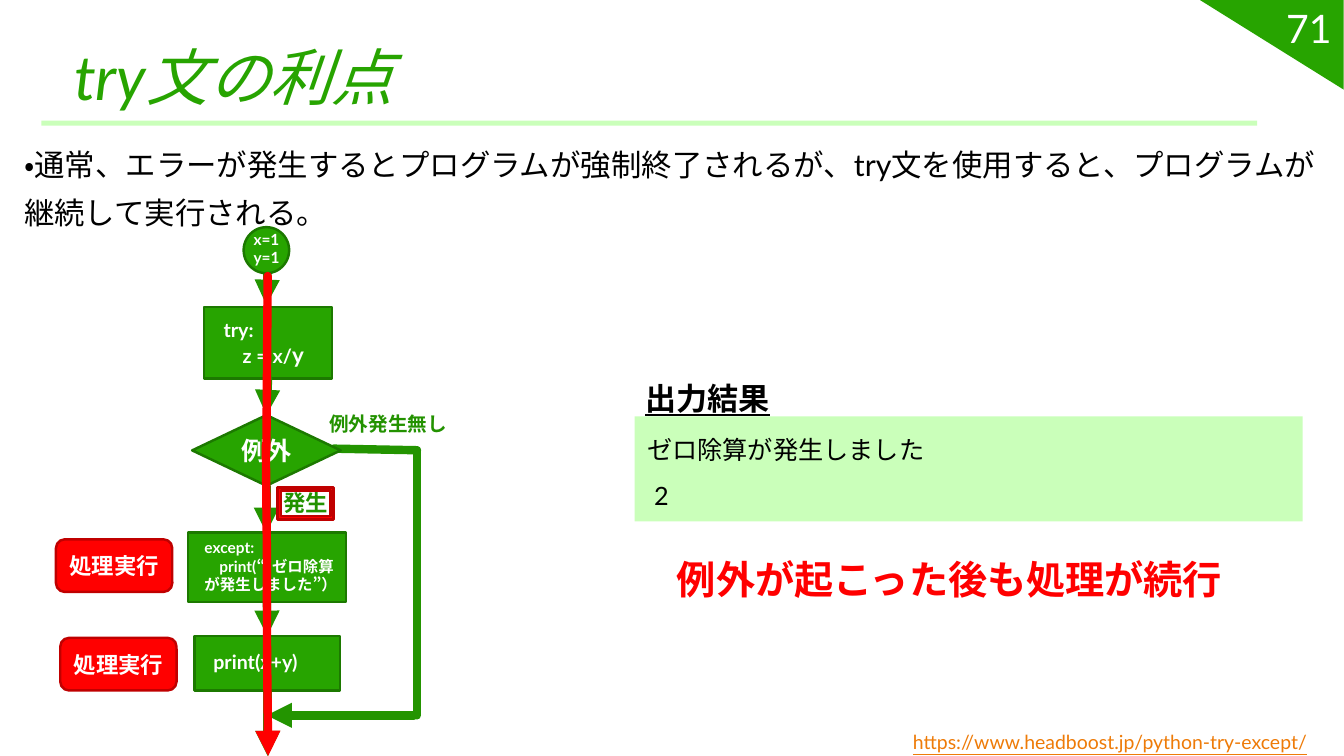
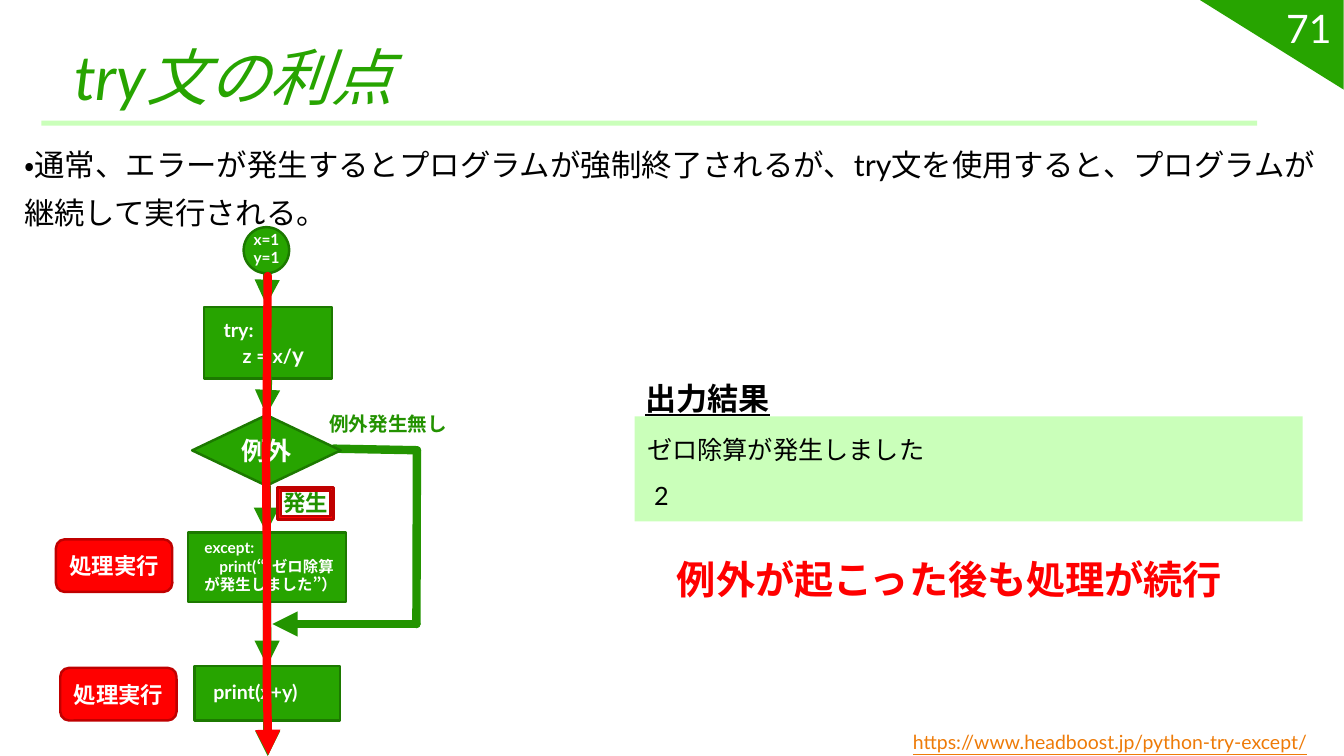
Before and after one commit to challenge-site-kamonohashi/learn_python, a slide deck: slide 71 of powerpoint/第4回 if for while try.pptx. Drawn at 1344x756 pixels with LibreOffice and Linux fonts; fonts in the diff are those of the drawing. Boxes give left, top, right and bottom in pixels: in the first picture for what was removed or moved away, otherwise in the second. Text is boxed around its words. In the diff, an @@ line names an element or a change of style, - is before the commit and + after.

```diff
--- a/powerpoint/第4回 if for while try.pptx
+++ b/powerpoint/第4回 if for while try.pptx
@@ line moved from (417, 716) - (417, 451) to (416, 624) - (417, 451) @@
@@ arrow moved from (414, 716) - (267, 716) to (416, 624) - (272, 624) @@
@@ 1 text, 1 rounded rectangle, 1 rectangle: place and size @@
-1 text, 1 rounded rectangle, 1 rectangle at (60, 636, 340, 691)
+1 text, 1 rounded rectangle, 1 rectangle at (60, 666, 340, 721)
@@ arrow moved from (267, 666) - (268, 756) to (267, 693) - (268, 755) @@
```
Also in this commit, not shown: 4 other slides changed, 1 other file.
